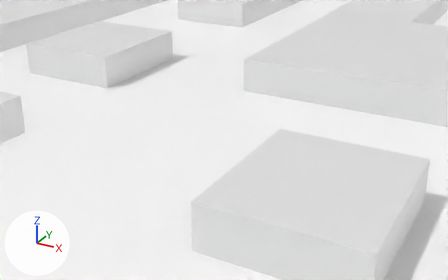
Before and after pictures for a commit that changed the Blender file LeveEditor/gmemoOver.blend.
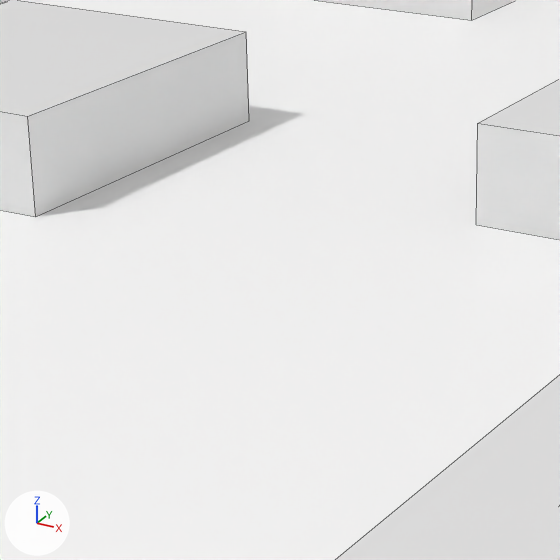
Each version is shown from a 50 mm camera at (74.6, -98.5, 50.3) aimed at (15.0, 9.9, -3.9), then close up on the part from 21% to 60% of the width and 8% to 70% of the height. Every picture has the same lights, and +X, +Y and +Z are marked at lower left. The close-ups show mesh edges as thin lines.

Before the edit, the objects in view are built like this:
```python
me_平面_001 = bpy.data.meshes.new('平面.001')
me_平面_001.from_pydata(...)  # 36 vertices, 50 faces; spans x -64.0..64.0, y -64.0..64.0, z 0.0
me_平面_001.materials.append(mat_マテリアル_001)  # picture img_tex_png_003
me_立方体_057 = bpy.data.meshes.new('立方体.057')
me_立方体_057.from_pydata(...)  # a box spanning x -1.0..1.0, y -1.0..1.0, z -1.0..1.0
me_立方体_067 = bpy.data.meshes.new('立方体.067')
me_立方体_067.from_pydata(...)  # a box spanning x -1.0..1.0, y -1.0..1.0, z -1.0..1.0
ob_terrain = bpy.data.objects.new('Terrain', me_平面_001)
ob_terrain.location = (0.0, 0.0, 0.0)
ob_terrain.scale = (15.5, 15.5, 1.0)
ob_wall_008 = bpy.data.objects.new('wall.008', me_立方体_057)
ob_wall_008.location = (46.23, 60.12, 4.0)
ob_wall_008.scale = (37.2, 29.5, 4.0)
ob_wall_036 = bpy.data.objects.new('wall.036', me_立方体_067)
ob_wall_036.location = (-34.5, 154.06, 4.0)
ob_wall_036.scale = (13.0, 65.0, 4.0)
# also in view: 'wall.037' at (-34.5, 30.9, 4.0); 'wall.038' at (47.3, -19.9, 4.0)
```
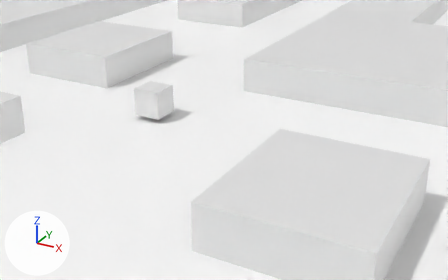
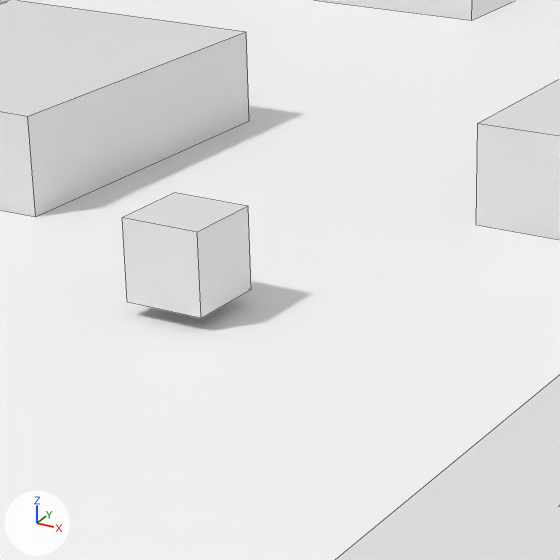
Where the change shows, as pixel boxes [x1, y1, x2, y2] in the close-ups (560 x 560 px):
'wall.019', added: after [122, 193, 251, 318]

The change, as a diff of the scene's bpy script:
```diff
--- a/LeveEditor/gmemoOver.blend.py
+++ b/LeveEditor/gmemoOver.blend.py
@@ ob_wall_019 @@
+ob_wall_019 = bpy.data.objects.new('wall.019', me_立方体_067.copy())  # the mesh of ob_wall_036
+ob_wall_019.location = (0.0, 5.61, 4.0)
+ob_wall_019.rotation_euler = (0.0, 0.0, 3.142)  # degrees (0, 0, 180)
+ob_wall_019.scale = (3.0, 3.0, 3.0)
```
